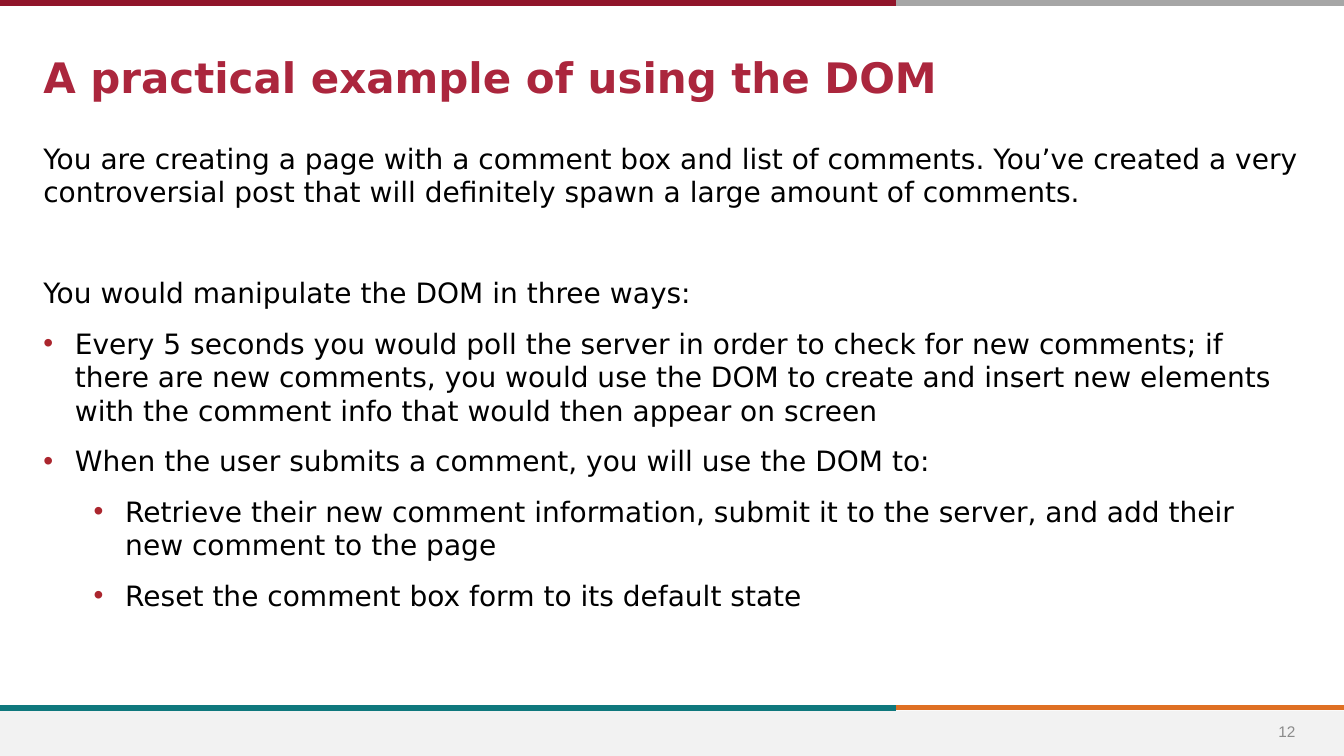
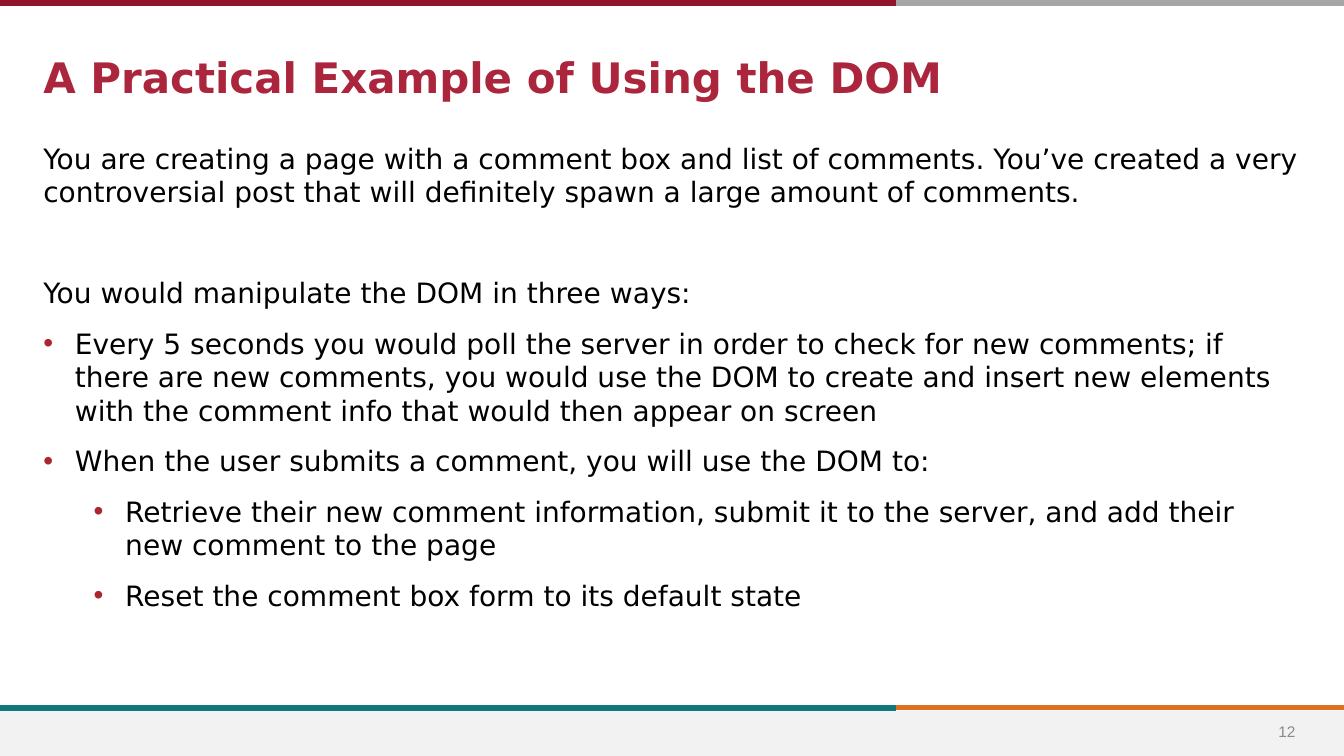
Before and after one commit to stevens-cs546-cs554/CS-546, a slide deck: slide 12 of lecture_09/Frontend JavaScript and Client-Side Form Validation.pptx. Drawn at 1344x756 pixels with LibreOffice and Linux fonts; fonts in the diff are those of the drawing; background and template pictures are left out. Boxes give left, top, right and bottom in pixels: in the first picture for what was removed or moved away, otherwise in the second. Text is boxed around its words. In the diff, an @@ line names an element or a change of style, - is before the commit and + after.

```diff
--- a/lecture_09/Frontend JavaScript and Client-Side Form Validation.pptx
+++ b/lecture_09/Frontend JavaScript and Client-Side Form Validation.pptx
@@ title at [43, 61, 942, 102]: text changed @@
-A practical example of using the DOM
+A Practical Example of Using the DOM
```
Also in this commit, not shown: 20 other slides changed, 1 slide added, 26 other files.
